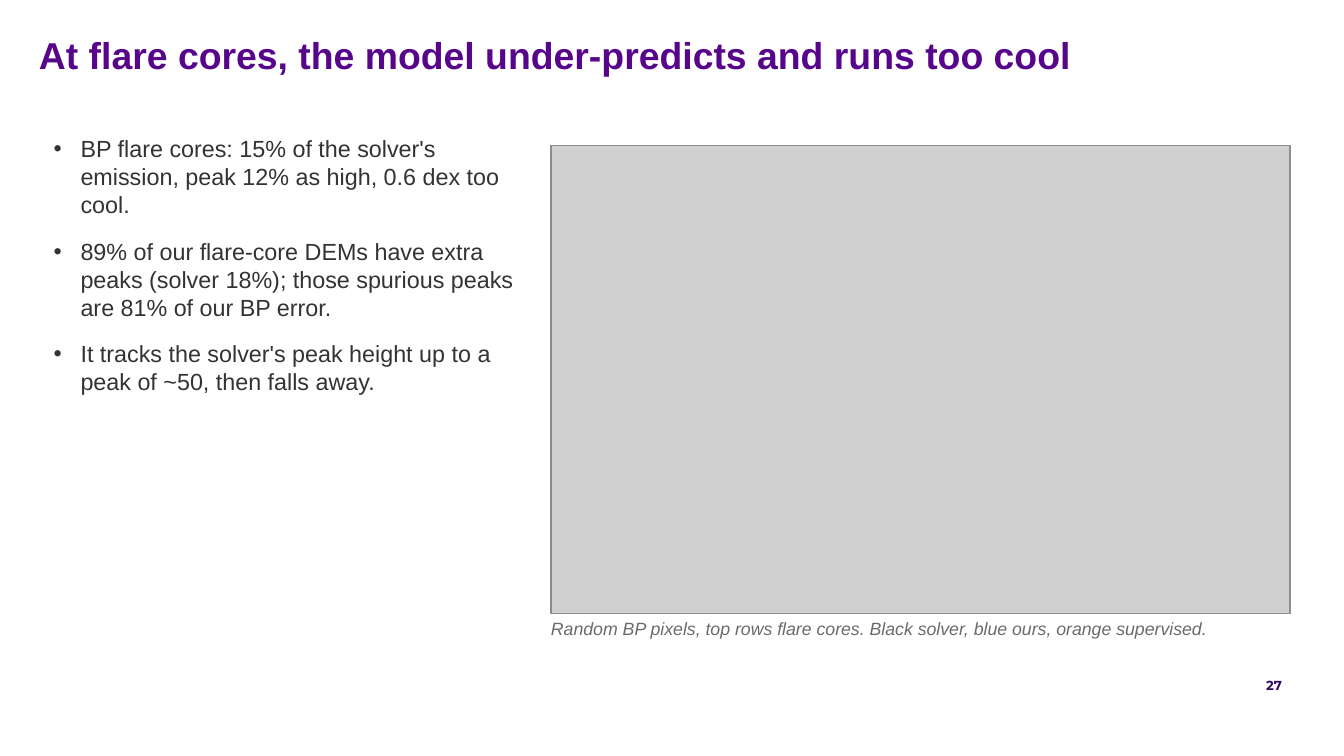
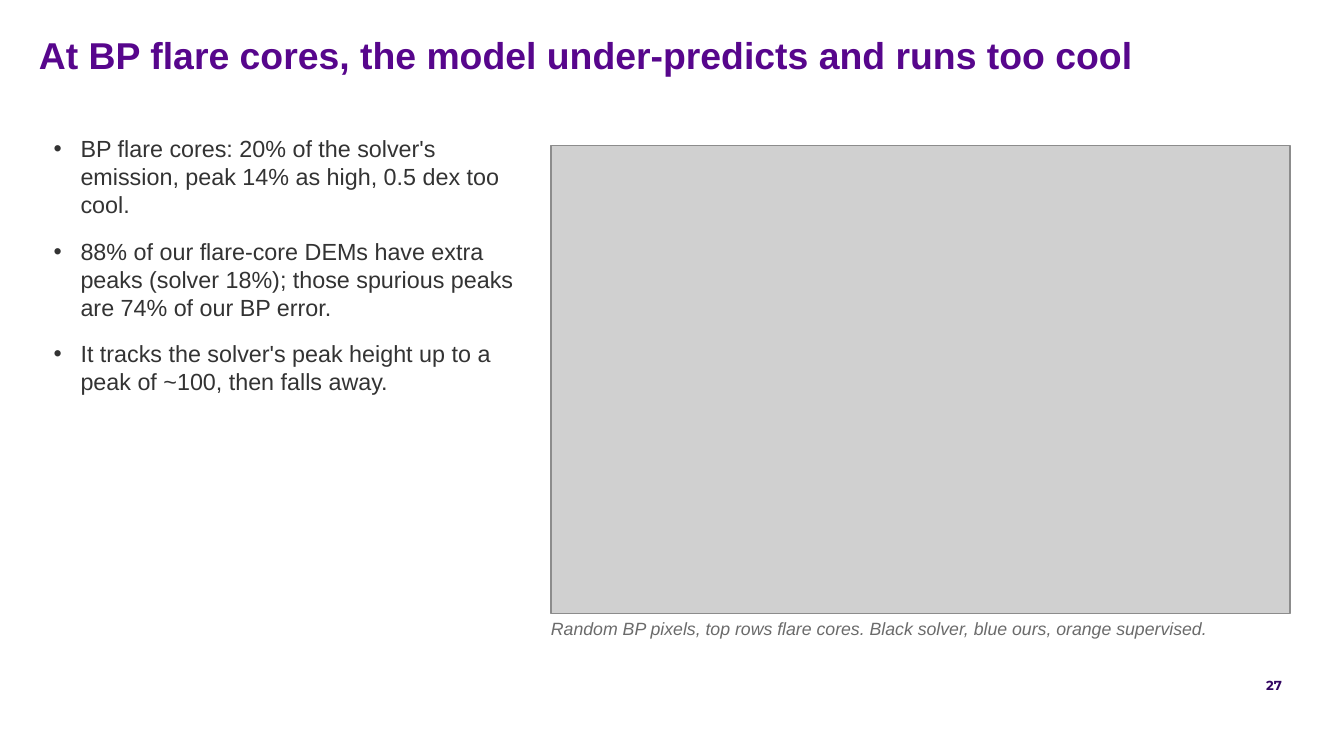
Before and after one commit to FruitPnchSamuraiG/solar-dem-inversion, a slide deck: slide 27 of slides/DEM_deck_v2.pptx. Drawn at 1344x756 pixels with LibreOffice and Linux fonts; fonts in the diff are those of the drawing; grey boxes stand for pictures; background and template pictures are left out. Boxes give left, top, right and bottom in pixels: in the first picture for what was removed or moved away, otherwise in the second. Text is boxed around its words. In the diff, an @@ line names an element or a change of style, - is before the commit and + after.

Commit message:
slides + results: rebuild on the final models (BP 1.43M, ENet 360k)
The patch CNN loses to the MLP at scale with fresh pixels. Bigger helps the
typical pixel, but ElasticNet models of 722k and up blow up on a few bright
pixels the sampled validation never saw, so ElasticNet uses 360k. Parts 5-8,
the summary and the model slide now use these models' numbers and redrawn
figures; the outline is synced.

```diff
--- a/slides/DEM_deck_v2.pptx
+++ b/slides/DEM_deck_v2.pptx
@@ text at box(39, 42, 1132, 77): text changed @@
-At flare cores, the model under-predicts and runs too cool
+At BP flare cores, the model under-predicts and runs too cool
@@ text at box(81, 140, 513, 395): text changed @@
-• BP flare cores: 15% of the solver's emission, peak 12% as high, 0.6 dex too cool.
-• 89% of our flare-core DEMs have extra peaks (solver 18%); those spurious peaks are 81% of our BP error.
-• It tracks the solver's peak height up to a peak of ~50, then falls away.
+• BP flare cores: 20% of the solver's emission, peak 14% as high, 0.5 dex too cool.
+• 88% of our flare-core DEMs have extra peaks (solver 18%); those spurious peaks are 74% of our BP error.
+• It tracks the solver's peak height up to a peak of ~100, then falls away.
```
Also in this commit, not shown: 13 other slides changed, 1 slide added, 1 slide removed, 26 other files.
